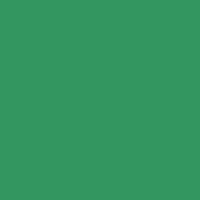
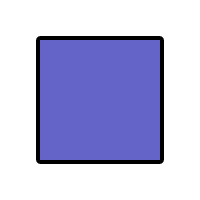
Layer changes from the first 200 x 200 image to the second:
renamed "StrokeOutside" to "Stroke Outside", painted on it over (0, 0, 200, 200)
